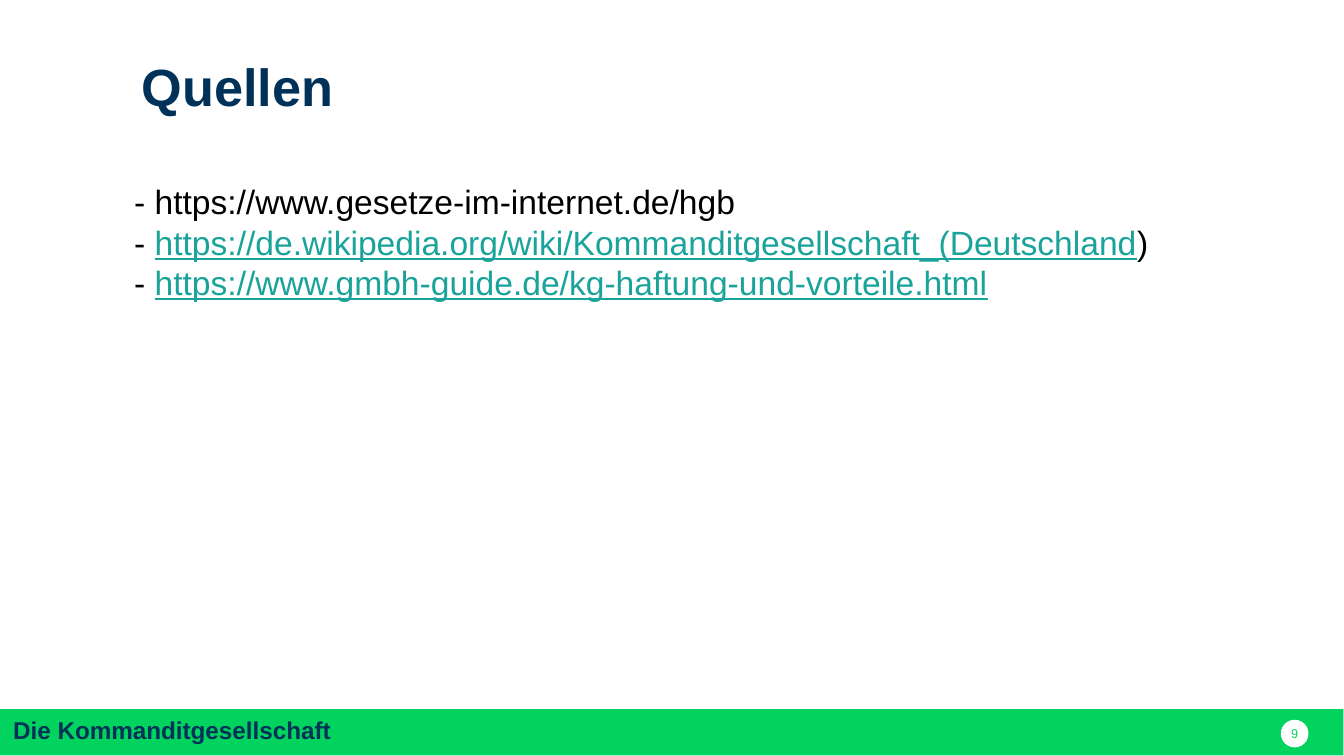
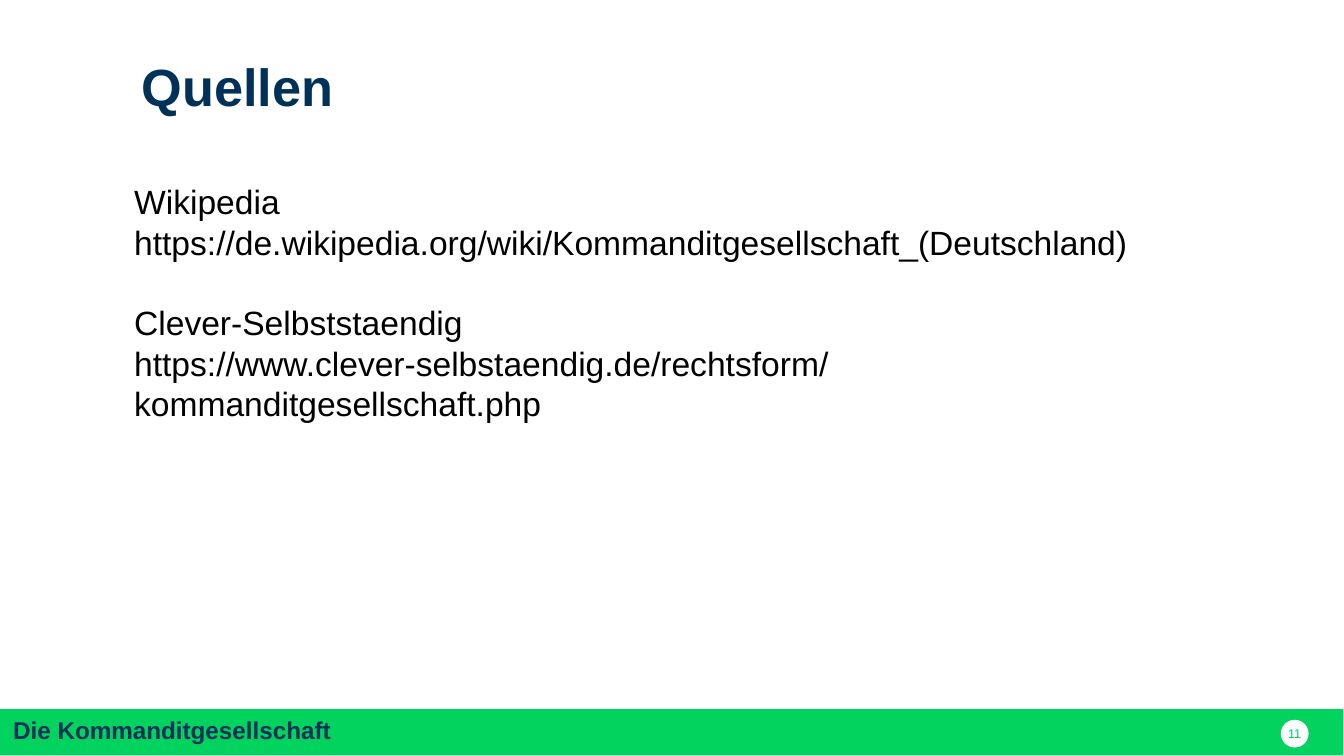
Before and after one commit to nodeg/exercises, a slide deck: slide 11 of Referat_BWP_KG_dom.pptx (slide 9 before the commit). Drawn at 1344x756 pixels with LibreOffice and Linux fonts; fonts in the diff are those of the drawing. Boxes give left, top, right and bottom in pixels: in the first picture for what was removed or moved away, otherwise in the second. Text is boxed around its words. In the diff, an @@ line names an element or a change of style, - is before the commit and + after.

Commit message:
Mein Senf
Habe Gründung, Haftung und Quellen hinzugefügt

```diff
--- a/Referat_BWP_KG_dom.pptx
+++ b/Referat_BWP_KG_dom.pptx
@@ text at (134, 189, 1127, 422): text changed; text colour #1AA39A to #000000 @@
-- https://www.gesetze-im-internet.de/hgb
-- https://de.wikipedia.org/wiki/Kommanditgesellschaft_(Deutschland)
-- https://www.gmbh-guide.de/kg-haftung-und-vorteile.html
+Wikipedia
+https://de.wikipedia.org/wiki/Kommanditgesellschaft_(Deutschland)
+Clever-Selbststaendig
+https://www.clever-selbstaendig.de/rechtsform/kommanditgesellschaft.php
@@ page number at (1288, 729, 1301, 738): text changed @@
-9
+11
```
Also in this commit, not shown: 7 other slides changed, 2 slides added.
